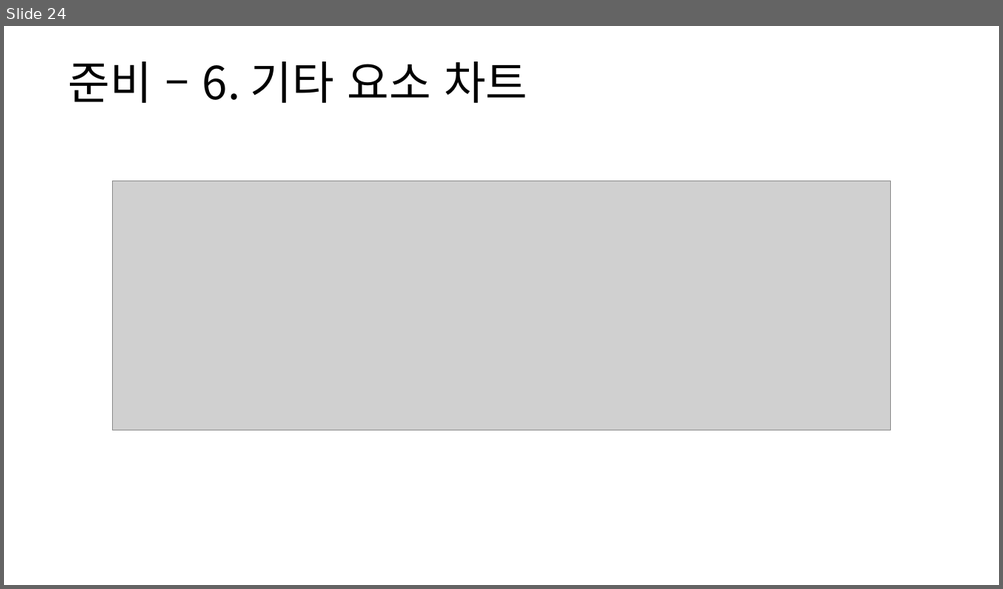
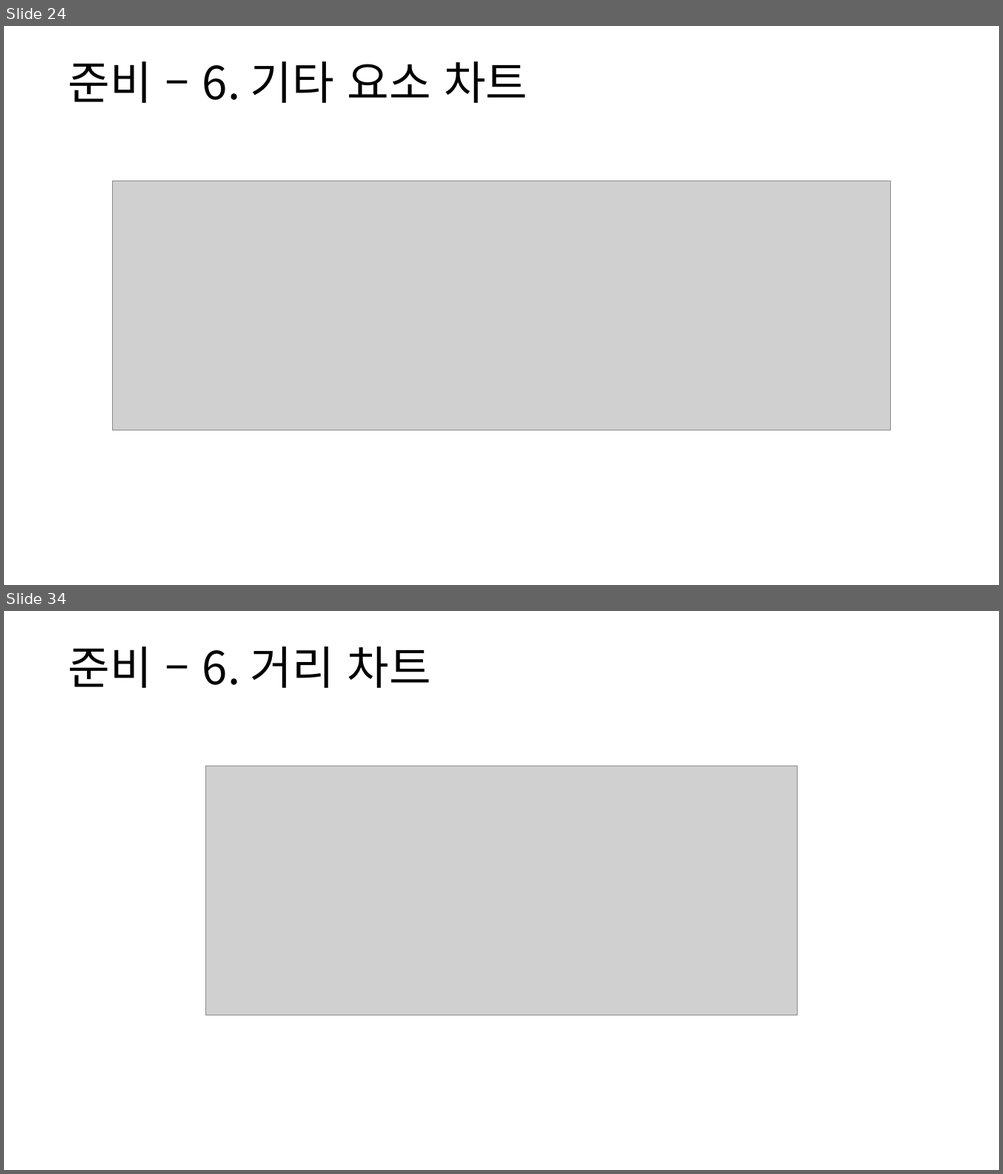
Before and after one commit to yjk0401/unityenginebasic_9th, a slide deck: 기획/방랑엽사전/스킬 시스템 기획서.pptx. Shown one above the other, each under a label of ours: slide 24 before the commit, slides 24 and 34 after it; the slides between them are not shown. The pictures are 1003x589 and 1003x1174 pixels, drawn with LibreOffice and Linux fonts; fonts in the diff are those of the drawing; grey boxes stand for pictures. Boxes give left, top, right and bottom in pixels: in the first picture for what was removed or moved away, otherwise in the second. Text is boxed around its words. In the diff, an @@ line names an element or a change of style, - is before the commit and + after.

```diff
--- a/기획/방랑엽사전/스킬 시스템 기획서.pptx
+++ b/기획/방랑엽사전/스킬 시스템 기획서.pptx
@@ slide 34 added at [4,611,999,1170], background #FFFFFF @@
@@ text added at [68,647,431,688], 44 pt, text #000000 @@
+준비 – 6. 거리 차트
@@ picture added at [205,766,797,1015] @@
```
Also in this commit, not shown: 1 slide changed, 13 other slides added, 10 other files.
